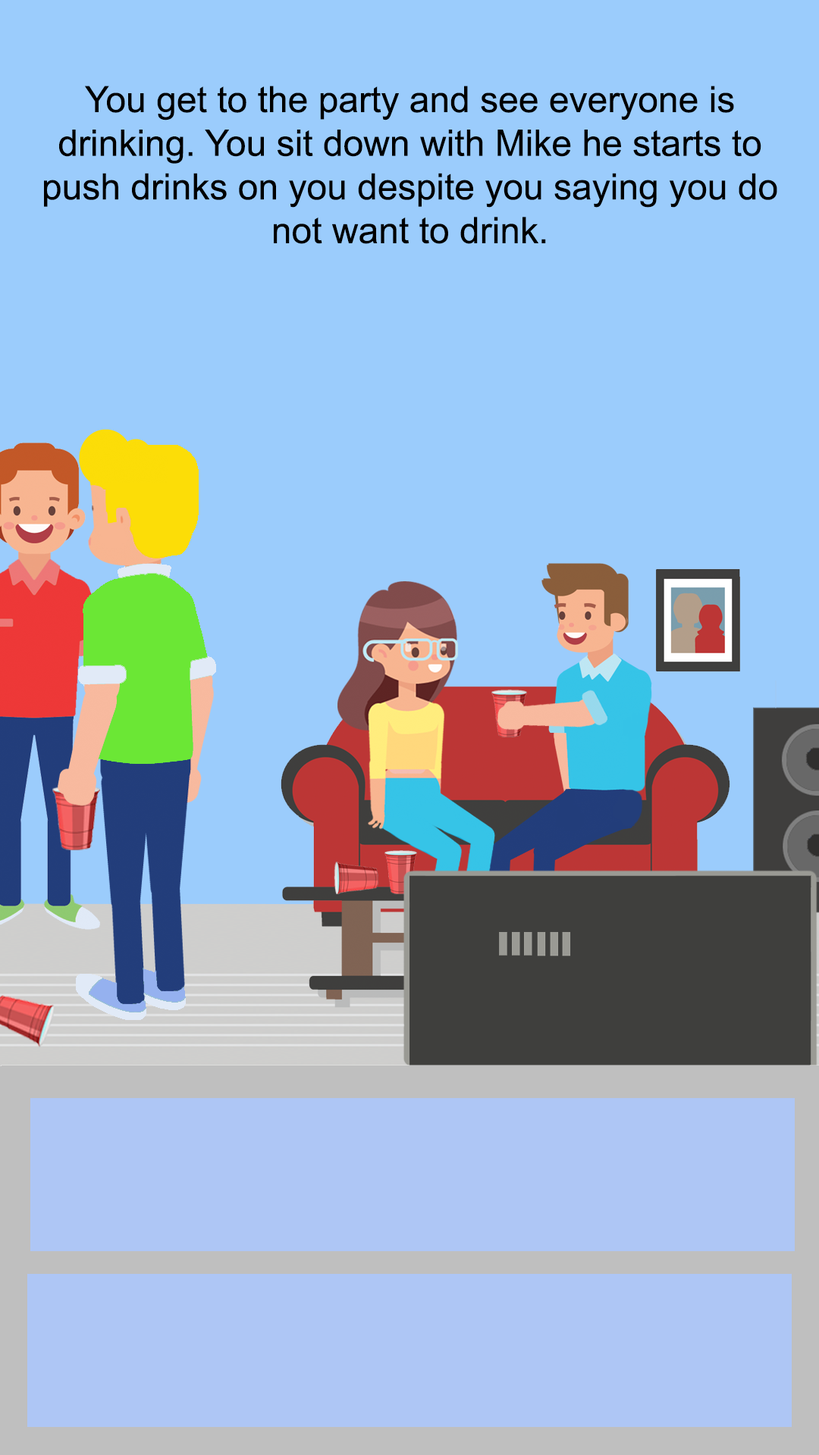
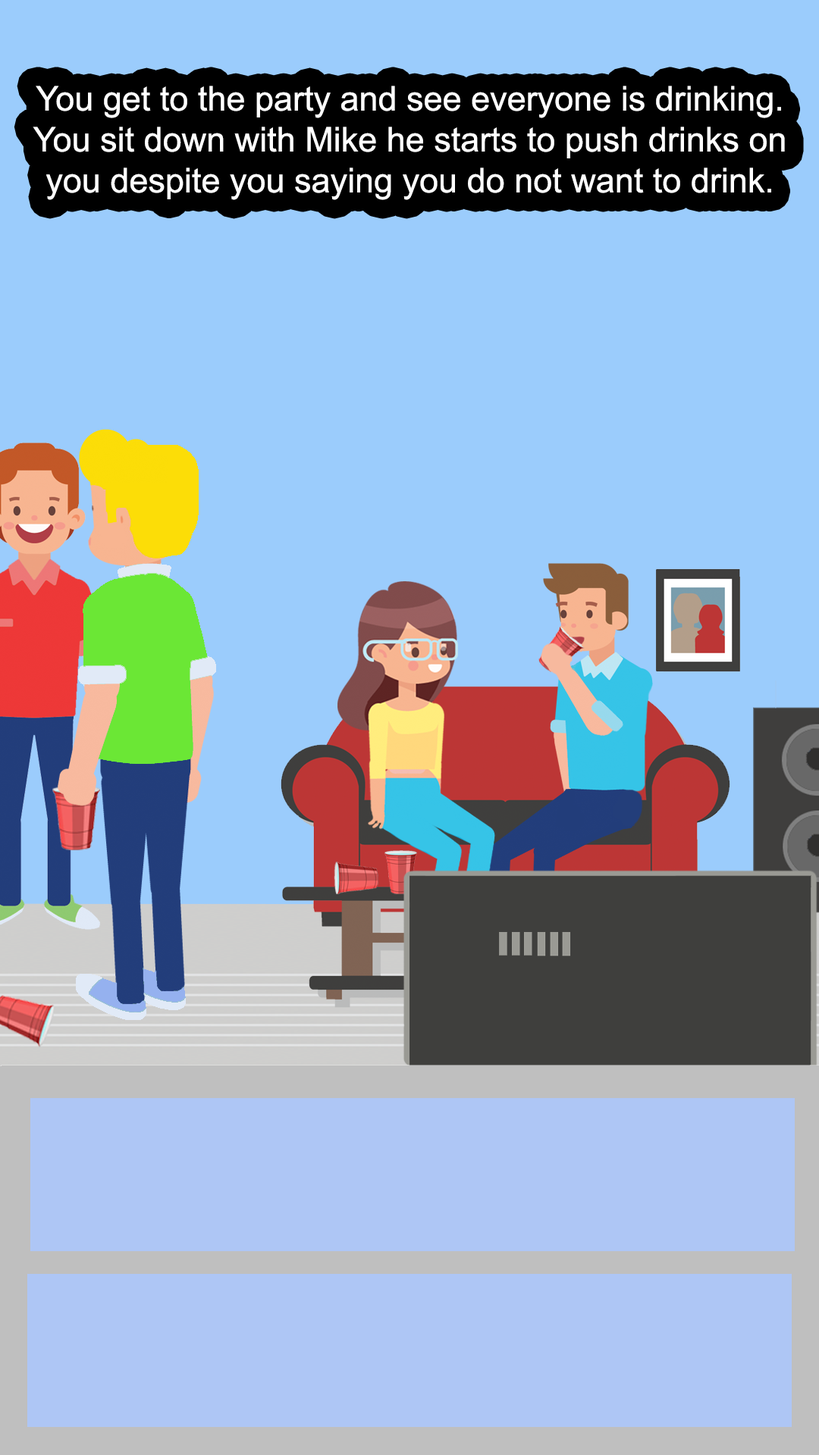
The second 819px x 1455px image is a revision of the first. Changes to its layers:
renamed "You get to the party and see everyone is drinking. You sit d" to "You get to the party and see everyone is drinking. You sit down", painted on it over [32, 85, 785, 245]
hid "mike offering drink" over [491, 564, 652, 741]
showed "mike drinking" over [491, 564, 653, 741]
